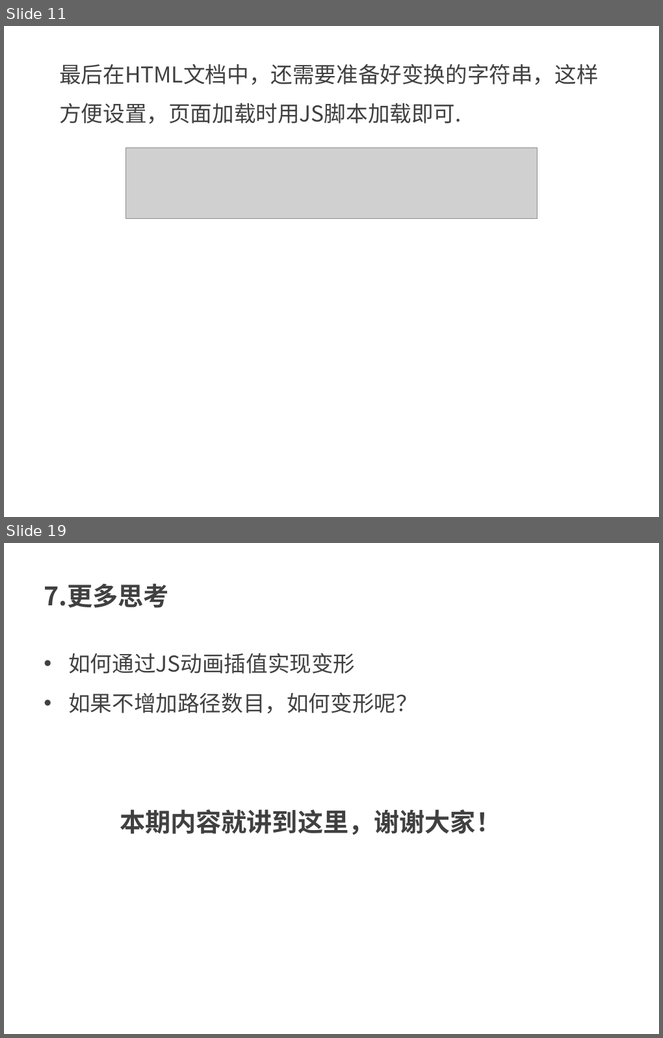
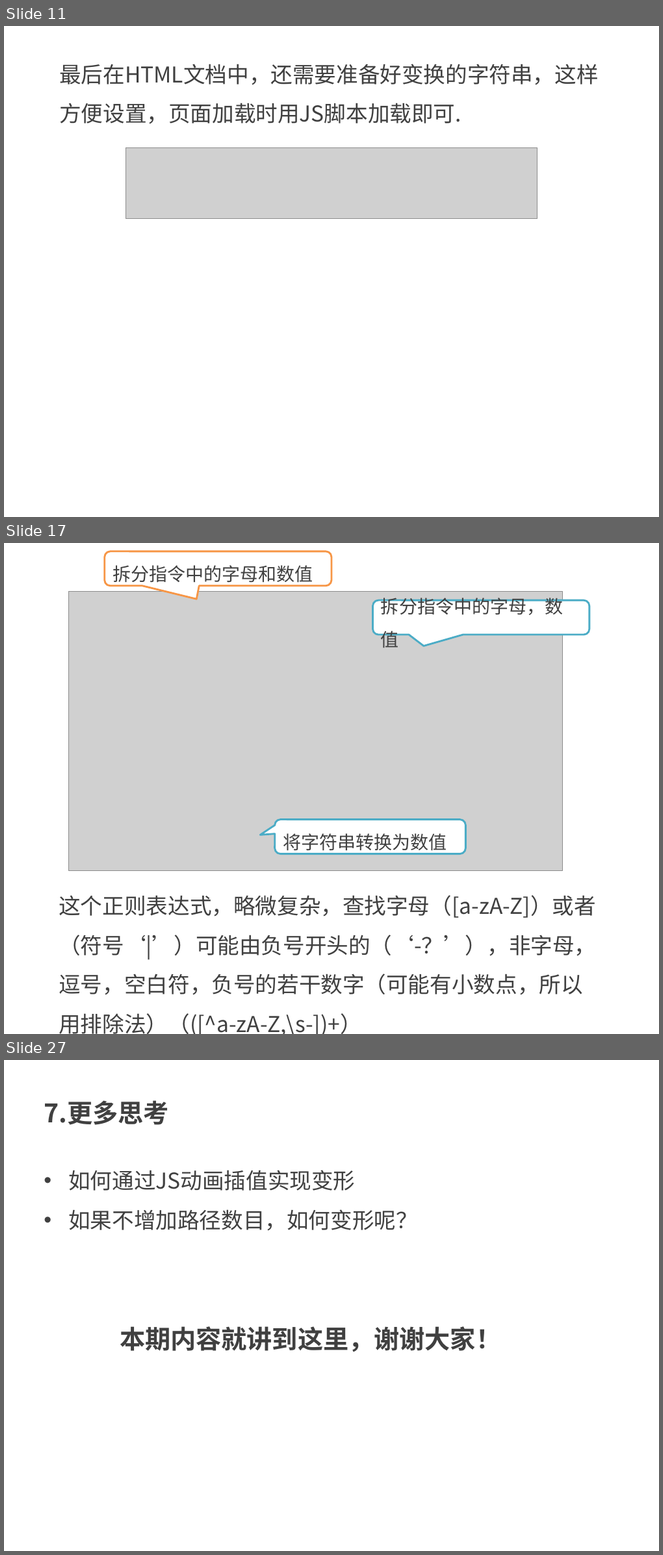
Before and after one commit to kong66/webAni, a slide deck: 21-svg-transform/21.pptx. Shown one above the other, each under a label of ours: slides 11 and 19 before the commit, slides 11, 17 and 27 after it; the slides between them are not shown. The pictures are 663x1038 and 663x1555 pixels, drawn with LibreOffice and Linux fonts; fonts in the diff are those of the drawing; grey boxes stand for pictures. Boxes give left, top, right and bottom in pixels: in the first picture for what was removed or moved away, otherwise in the second. Text is boxed around its words. In the diff, an @@ line names an element or a change of style, - is before the commit and + after.

```diff
--- a/21-svg-transform/21.pptx
+++ b/21-svg-transform/21.pptx
@@ slide 17 added at (x1=4, y1=543, x2=659, y2=1034), background #FFFFFF @@
@@ rounded speech box added at (x1=105, y1=551, x2=332, y2=587), fill #FFFFFF, outline #F79646 2 pt, 20 pt, text #404040 @@
+拆分指令中的字母和数值
@@ picture added at (x1=68, y1=592, x2=562, y2=871) @@
@@ rounded speech box added at (x1=373, y1=600, x2=590, y2=635), fill #FFFFFF, outline #4BACC6 2 pt, 20 pt, text #404040 @@
+拆分指令中的字母，数值
@@ rounded speech box added at (x1=274, y1=819, x2=466, y2=854), fill #FFFFFF, outline #4BACC6 2 pt, 20 pt, text #404040 @@
+将字符串转换为数值
@@ text added at (x1=59, y1=895, x2=596, y2=1034), 24 pt, text #404040 @@
+这个正则表达式，略微复杂，查找字母（[a-zA-Z]）或者（符号‘|’）可能由负号开头的（‘-？’），非字母，逗号，空白符，负号的若干数字（可能有小数点，所以用排除法）（([^a-zA-Z,\s-])+）
@@ what was slide 19 is now slide 27 @@
```
Also in this commit, not shown: 10 slides changed, 10 other slides added, 3 slides removed, 3 other files.
